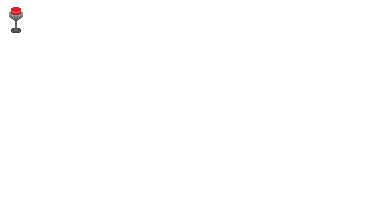
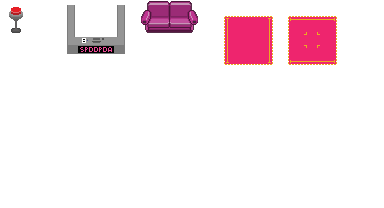
Layers edited between the first and the second 384 x 208 image:
added layer "Livello 2" above "Livello 1" over 288, 16, 337, 65
painted on "Livello 1" over 67, 7, 273, 65
added layer "Couch" above "SPDDPDA sign" over 141, 1, 198, 33
added layer "SPDDPDA sign" above "Livello1" over 78, 46, 114, 53
added layer "Livello1" over 67, 5, 125, 54
